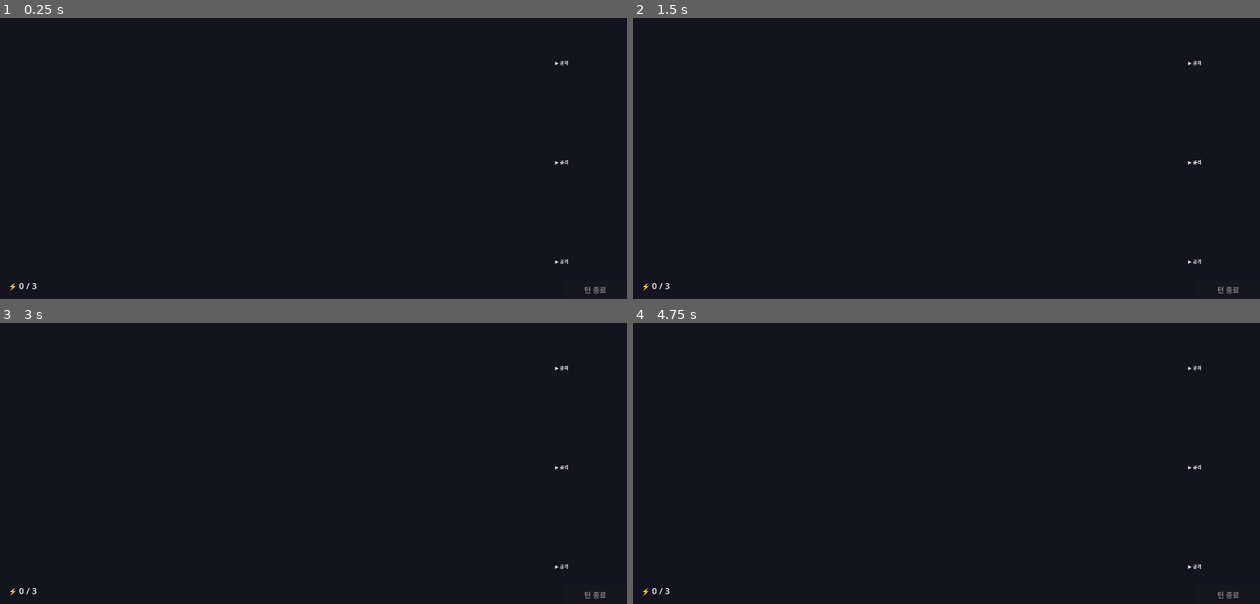
Above: before the commit, frames 1-4 (two rows, left to right).
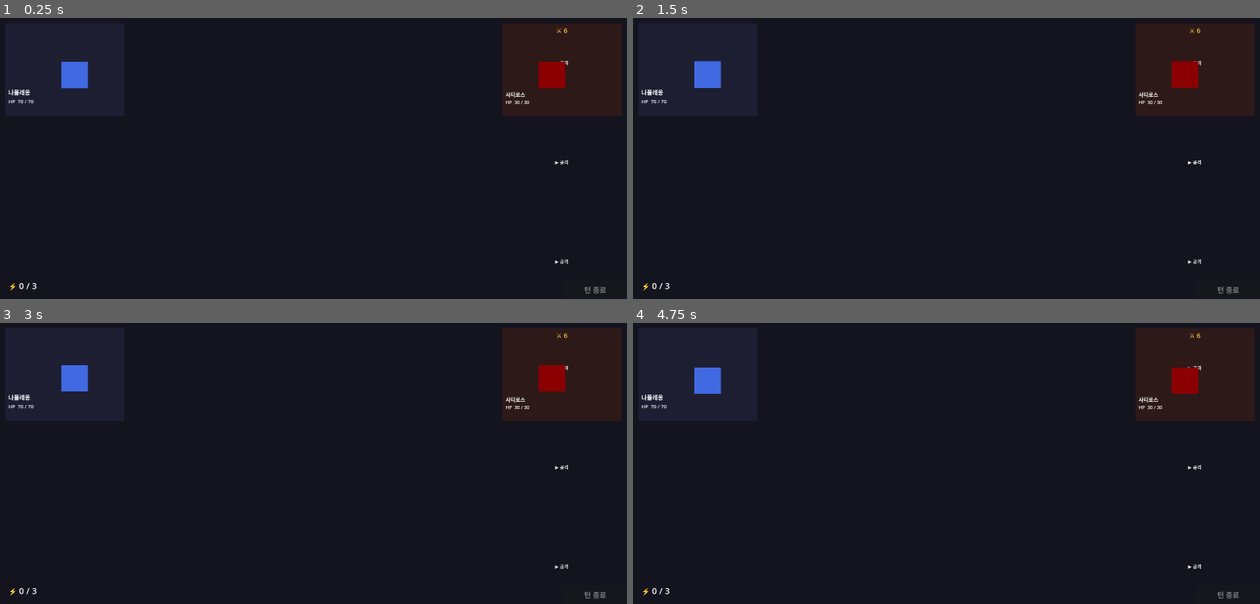
Above: after the commit, the same moments.

Repository: l980l/stsl
Game: Godot game, scene res://scenes/battle/battle_scene.tscn
Two runs of this game, one before a commit and one after it. Both use one fixed random seed, a clock stepped at 60 frames per second and the inputs below. The project has no main scene, so this scene is started directly.
Inputs:
- Up to frame 1 (0.25 s): no input
- Up to frame 2 (1.5 s): click "▶ 공격" at 0.5 s; click "▶ 공격" at 1.25 s
- Up to frame 3 (3 s): click "▶ 공격" at 2 s; click "▶ 공격" at 2.75 s
- Up to frame 4 (4.75 s): click "▶ 공격" at 3.5 s; click "▶ 공격" at 4.25 s

The runs differ from the first frame. In frame 1, 6.7% of the frame differs, in the area x 1-100%, y 1-35%; in frame 2, 6.7%; in frame 3, 6.7%; in frame 4, 6.7%.

Commit message:
feat: 영웅/적 슬롯 표시 + 테스트 배틀 초기화 (Plan 03 Task 2)
Co-Authored-By: Claude Sonnet 4.6 <noreply@anthropic.com>

Diff:
--- a/autoload/battle_manager.gd
+++ b/autoload/battle_manager.gd
@@ -285,6 +285,11 @@
 		return null
 	return pattern[_enemy_intent_index[index]]
 
+func get_enemy(index: int) -> Resource:
+	if index < 0 or index >= _enemies.size():
+		return null
+	return _enemies[index]
+
 func clear() -> void:
 	_enemies.clear()
 	_enemy_hp.clear()
--- a/scenes/battle/battle_scene.gd
+++ b/scenes/battle/battle_scene.gd
@@ -162,23 +162,165 @@
 # ─────────────────────────────────────────────
 
 func _start_test_battle() -> void:
-	pass  # Task 2에서 구현
+	var HeroRes = load("res://resources/hero_resource.gd")
+	var EnemyRes = load("res://resources/enemy_resource.gd")
+	var CardRes = load("res://resources/card_resource.gd")
+
+	# 영웅 설정
+	TeamManager.clear()
+	var napoleon = HeroRes.new()
+	napoleon.hero_id = "napoleon"
+	napoleon.hero_name = "나폴레옹"
+	napoleon.max_hp = 70
+	napoleon.character_scene = load("res://characters/heroes/napoleon/napoleon.tscn")
+	TeamManager.add_hero(napoleon)
+
+	# 덱 설정 (스트라이크 3장 + 디펜드 2장)
+	DeckManager.clear()
+	for _i in range(3):
+		var card = CardRes.new()
+		card.card_name = "스트라이크"
+		card.owner_id = "napoleon"
+		card.cost = 1
+		card.play_animation = "attack"
+		var eff = EffectRes.new()
+		eff.effect_type = EffectRes.EffectType.DAMAGE
+		eff.value = 6
+		eff.target = "SINGLE"
+		card.effects = [eff]
+		DeckManager.add_card_to_deck(card)
+	for _i in range(2):
+		var card = CardRes.new()
+		card.card_name = "디펜드"
+		card.owner_id = "napoleon"
+		card.cost = 1
+		card.play_animation = "idle"
+		var eff = EffectRes.new()
+		eff.effect_type = EffectRes.EffectType.BLOCK
+		eff.value = 5
+		eff.target = "SELF"
+		card.effects = [eff]
+		DeckManager.add_card_to_deck(card)
+
+	# 적 설정
+	var IntentResClass = load("res://resources/intent_resource.gd")
+	var satyr = EnemyRes.new()
+	satyr.enemy_name = "사티로스"
+	satyr.max_hp = 30
+	satyr.character_scene = load("res://characters/enemies/satyr/satyr.tscn")
+	var intent = IntentResClass.new()
+	intent.action_type = IntentResClass.ActionType.ATTACK
+	intent.value = 6
+	intent.target = IntentResClass.TargetType.RANDOM
+	satyr.intent_pattern = [intent]
+
+	BattleManager.setup_battle([satyr])
+	_setup_heroes()
+	_setup_enemies()
+	BattleManager.start_player_turn()
 
 # ─────────────────────────────────────────────
 # 영웅/적 표시 (Task 2에서 구현)
 # ─────────────────────────────────────────────
 
 func _setup_heroes() -> void:
-	pass
+	# 기존 캐릭터 노드 정리
+	for char_node in _hero_char_nodes.values():
+		char_node.queue_free()
+	_hero_char_nodes.clear()
+	for entry in _hero_nodes:
+		entry["panel"].visible = false
+		entry["hero_id"] = ""
+
+	var heroes := TeamManager.heroes
+	for i in range(min(heroes.size(), 3)):
+		var hero: Resource = heroes[i]
+		var entry: Dictionary = _hero_nodes[i]
+		entry["panel"].visible = true
+		entry["hero_id"] = hero.hero_id
+		entry["name_lbl"].text = hero.get("hero_name") if hero.get("hero_name") != null else hero.hero_id
+
+		# 캐릭터 씬 인스턴스화
+		if hero.character_scene != null:
+			var char_node = hero.character_scene.instantiate()
+			char_node.position = Vector2(HERO_X + 170, 80 + i * (SLOT_H + SLOT_GAP) + 120)
+			add_child(char_node)
+			_hero_char_nodes[hero.hero_id] = char_node
+
+		_update_hero_ui(hero.hero_id)
 
 func _setup_enemies() -> void:
-	pass
-
-func _update_hero_ui(_hero_id: String) -> void:
-	pass
-
-func _update_enemy_ui(_index: int) -> void:
-	pass
+	# 기존 캐릭터 노드 정리
+	for i in range(_enemy_char_nodes.size()):
+		if _enemy_char_nodes[i] != null:
+			_enemy_char_nodes[i].queue_free()
+			_enemy_char_nodes[i] = null
+	for entry in _enemy_nodes:
+		entry["panel"].visible = false
+
+	var count := 0
+	while count < 3 and BattleManager.get_enemy(count) != null:
+		count += 1
+
+	for i in range(count):
+		var enemy: Resource = BattleManager.get_enemy(i)
+		var entry: Dictionary = _enemy_nodes[i]
+		entry["panel"].visible = true
+		entry["btn"].disabled = false
+		entry["name_lbl"].text = enemy.get("enemy_name") if enemy.get("enemy_name") != null else "적"
+
+		# 캐릭터 씬 인스턴스화 (좌우 반전: scale.x = -1)
+		if enemy.character_scene != null:
+			var char_node = enemy.character_scene.instantiate()
+			char_node.position = Vector2(ENEMY_X + 190, 80 + i * (SLOT_H + SLOT_GAP) + 120)
+			char_node.scale = Vector2(-1, 1)  # 적은 왼쪽 향함
+			add_child(char_node)
+			_enemy_char_nodes[i] = char_node
+
+		_update_enemy_ui(i)
+
+func _update_hero_ui(hero_id: String) -> void:
+	for entry in _hero_nodes:
+		if entry["hero_id"] != hero_id:
+			continue
+		var hero: Resource = TeamManager.get_hero(hero_id)
+		if hero == null:
+			return
+		var cur_hp: int = TeamManager.get_current_hp(hero_id)
+		entry["hp_lbl"].text = "HP  %d / %d" % [cur_hp, hero.max_hp]
+		var block: int = BattleManager._hero_block.get(hero_id, 0)
+		entry["block_lbl"].text = "🛡 %d" % block if block > 0 else ""
+		if not TeamManager.is_alive(hero_id):
+			entry["panel"].modulate = Color(0.4, 0.4, 0.4)
+		return
+
+func _update_enemy_ui(index: int) -> void:
+	var entry: Dictionary = _enemy_nodes[index]
+	var enemy: Resource = BattleManager.get_enemy(index)
+	if enemy == null:
+		return
+	var cur_hp: int = BattleManager.get_enemy_hp(index)
+	entry["hp_lbl"].text = "HP  %d / %d" % [cur_hp, enemy.max_hp]
+	var block: int = BattleManager.get_enemy_block(index)
+	entry["block_lbl"].text = "🛡 %d" % block if block > 0 else ""
+
+	# 의도 표시
+	var intent: Resource = BattleManager.get_enemy_current_intent(index)
+	if intent != null:
+		match intent.action_type:
+			IntentRes.ActionType.ATTACK:
+				entry["intent_lbl"].text = "⚔ %d" % intent.value
+			IntentRes.ActionType.BUFF:
+				entry["intent_lbl"].text = "🛡 %d" % intent.value
+			IntentRes.ActionType.DEBUFF:
+				entry["intent_lbl"].text = "💀 약화"
+			_:
+				entry["intent_lbl"].text = "?"
+
+	if not BattleManager.is_enemy_alive(index):
+		entry["panel"].modulate = Color(0.3, 0.3, 0.3)
+		entry["btn"].disabled = true
+		entry["intent_lbl"].text = "✝"
 
 # ─────────────────────────────────────────────
 # 카드 핸드 (Task 3에서 구현)
